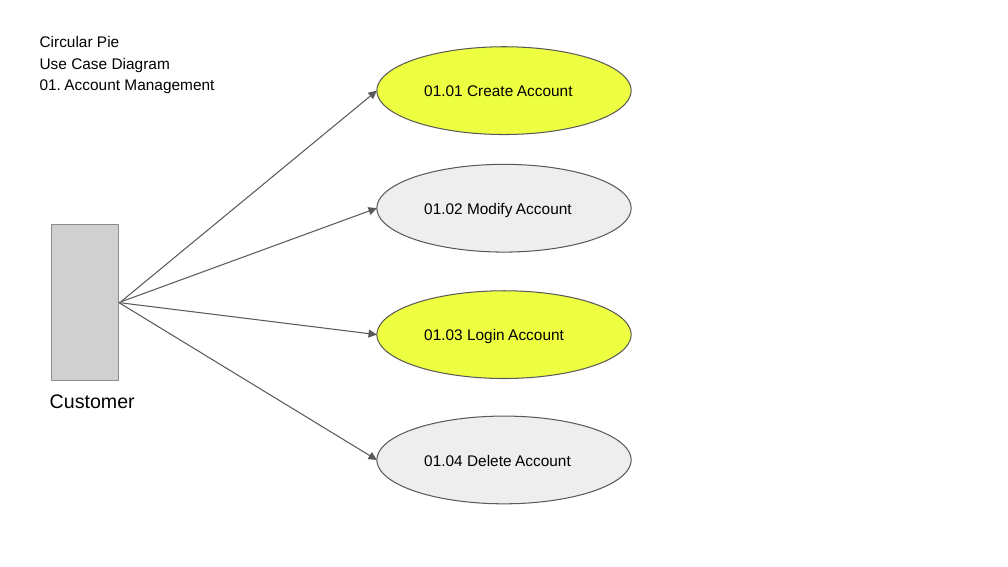
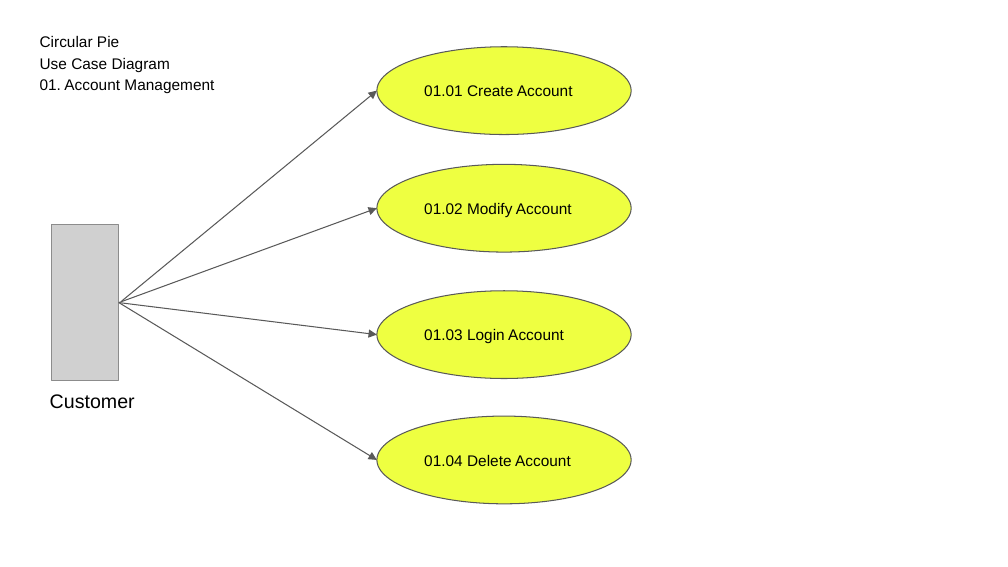
Before and after one commit to yashkantharia/Circular_Pie, a slide deck: slide 1 of CircularPie/Final Presentation/8. UseCaseDiagrams-(UML).pptx. Drawn at 1008x567 pixels with LibreOffice and Linux fonts; fonts in the diff are those of the drawing; grey boxes stand for pictures. Boxes give left, top, right and bottom in pixels: in the first picture for what was removed or moved away, otherwise in the second. Text is boxed around its words. In the diff, an @@ line names an element or a change of style, - is before the commit and + after.

```diff
--- a/CircularPie/Final Presentation/8. UseCaseDiagrams-(UML).pptx
+++ b/CircularPie/Final Presentation/8. UseCaseDiagrams-(UML).pptx
@@ ellipse "01.02 Modify Account" at <box>377,164,631,252</box>: fill #EEEEEE to #EEFF41 @@
@@ ellipse "01.04 Delete Account" at <box>377,416,631,504</box>: fill #EEEEEE to #EEFF41 @@
```
Also in this commit, not shown: 3 other slides changed, 10 other files.
